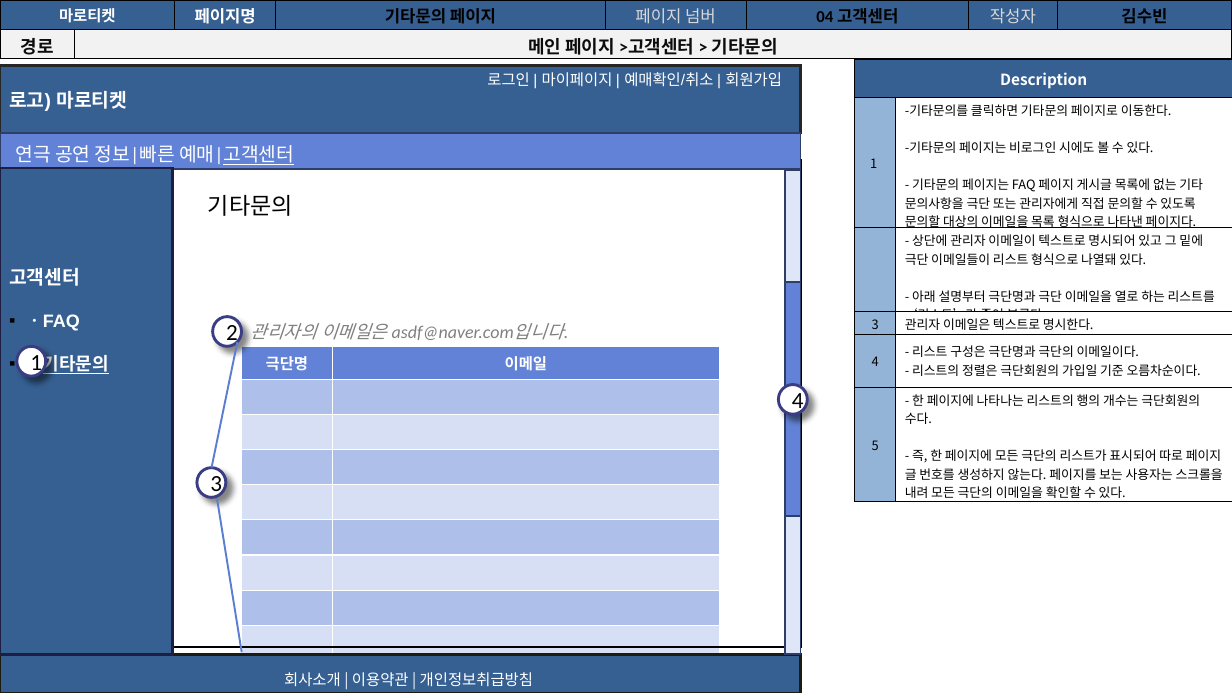
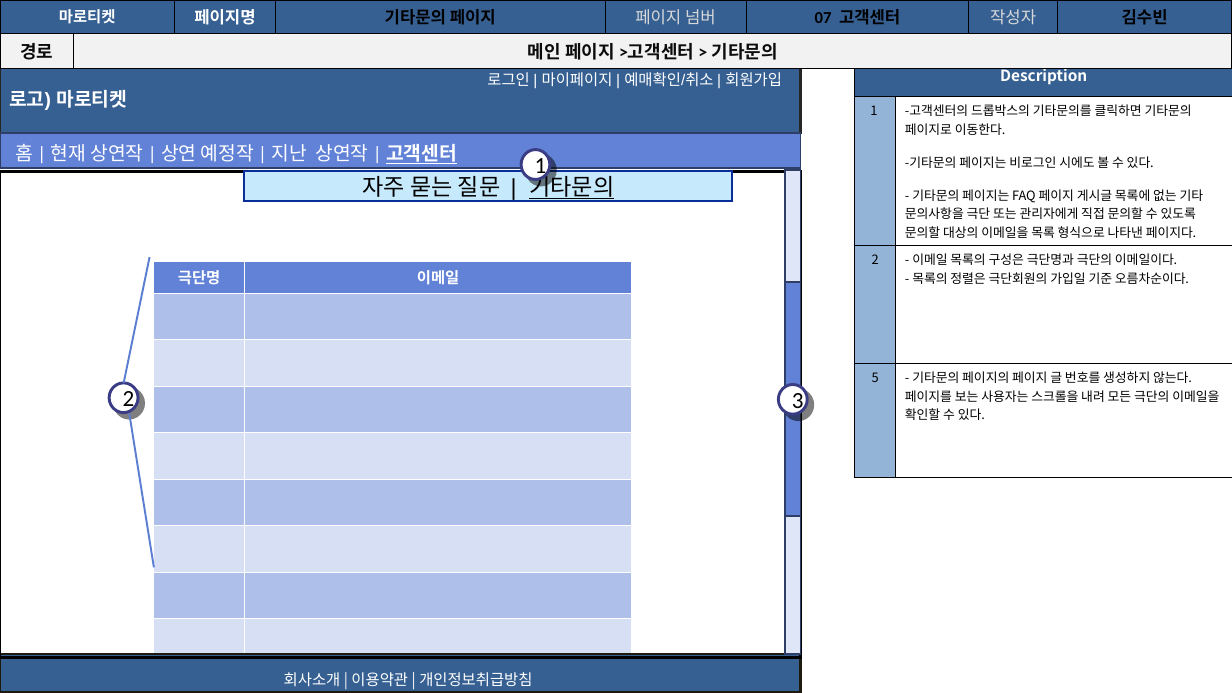
Before and after one commit to Soobinnni/Marroticket, a slide deck: slide 36 of 프로젝트 산출물/9. 스토리보드/마로티켓 사용자 스토리보드.pptx (slide 29 before the commit). Drawn at 1232x693 pixels with LibreOffice and Linux fonts; fonts in the diff are those of the drawing. Boxes give left, top, right and bottom in pixels: in the first picture for what was removed or moved away, otherwise in the second. Text is boxed around its words. In the diff, an @@ line names an element or a change of style, - is before the commit and + after.

```diff
--- a/프로젝트 산출물/9. 스토리보드/마로티켓 사용자 스토리보드.pptx
+++ b/프로젝트 산출물/9. 스토리보드/마로티켓 사용자 스토리보드.pptx
@@ table at (x1=0, y1=0, x2=1232, y2=303) @@
-row 1, column 6: 04 고객센터
+row 1, column 6: 07 고객센터
@@ borders changed @@
@@ table at (x1=855, y1=59, x2=1232, y2=424) @@
-row 2: 1 | -기타문의를 클릭하면 기타문의 페이지로 이동한다. / -기타문의 페이지는 비로그인 시에도 볼 수 있다. / - 기타문의 페이지는 FAQ 페이지 게시글 목록에 없는 기타 문의사항을 극단 또는 관리자에게 직접 문의할 수 있도록 문의할 대상의 이메일을 목록 형식으로 나타낸 페이지다.
-row 3:  | - 상단에 관리자 이메일이 텍스트로 명시되어 있고 그 밑에 극단 이메일들이 리스트 형식으로 나열돼 있다. / - 아래 설명부터 극단명과 극단 이메일을 열로 하는 리스트를 ‘리스트’라 줄여 부른다.
-row 4: 3 | 관리자 이메일은 텍스트로 명시한다.
-row 5: 4 | - 리스트 구성은 극단명과 극단의 이메일이다. / - 리스트의 정렬은 극단회원의 가입일 기준 오름차순이다.
-row 6: 5 | - 한 페이지에 나타나는 리스트의 행의 개수는 극단회원의 수다. / - 즉, 한 페이지에 모든 극단의 리스트가 표시되어 따로 페이지 글 번호를 생성하지 않는다. 페이지를 보는 사용자는 스크롤을 내려 모든 극단의 이메일을 확인할 수 있다.
+row 2: 1 | -고객센터의 드롭박스의 기타문의를 클릭하면 기타문의 페이지로 이동한다. / -기타문의 페이지는 비로그인 시에도 볼 수 있다. / - 기타문의 페이지는 FAQ 페이지 게시글 목록에 없는 기타 문의사항을 극단 또는 관리자에게 직접 문의할 수 있도록 문의할 대상의 이메일을 목록 형식으로 나타낸 페이지다.
+row 3: 2 | - 이메일 목록의 구성은 극단명과 극단의 이메일이다. / - 목록의 정렬은 극단회원의 가입일 기준 오름차순이다.
+row 4: 5 | - 기타문의 페이지의 페이지 글 번호를 생성하지 않는다. 페이지를 보는 사용자는 스크롤을 내려 모든 극단의 이메일을 확인할 수 있다.
@@ rectangle "로고) 마로티켓" at (x1=0, y1=66, x2=800, y2=133): outline #262626 2 pt to #262626 2.01 pt @@
@@ text at (x1=15, y1=144, x2=457, y2=164): text changed @@
-연극 공연 정보|빠른 예매|고객센터
+홈 | 현재 상연작 | 상연 예정작 | 지난 상연작 | 고객센터
@@ rectangle moved from (x1=0, y1=161, x2=800, y2=647) to (x1=0, y1=171, x2=800, y2=657) @@
@@ rectangle at (x1=0, y1=171, x2=800, y2=657): outline #000000 2 pt to #000000 2.01 pt @@
@@ rectangle removed at (x1=0, y1=168, x2=173, y2=654) @@
-고객센터
-▪ ㆍFAQ
-▪ ㆍ기타문의
@@ rectangle added at (x1=244, y1=171, x2=732, y2=201), fill #C7E9FC, outline #092E99 1.5 pt, 18 pt, text #000000 @@
+자주 묻는 질문 | 기타문의
@@ ellipse "1" moved from (x1=17, y1=347, x2=45, y2=376) to (x1=521, y1=150, x2=550, y2=179) @@
@@ text removed at (x1=208, y1=195, x2=293, y2=216) @@
-기타문의
@@ 2 lines, 1 table moved together from (x1=212, y1=342, x2=719, y2=653) to (x1=124, y1=257, x2=631, y2=567) @@
@@ table at (x1=153, y1=262, x2=631, y2=565) @@
@@ borders changed @@
@@ text removed at (x1=251, y1=323, x2=514, y2=340) @@
-관리자의 이메일은 asdf@naver.com입니다.
@@ ellipse "2" moved from (x1=213, y1=317, x2=241, y2=347) to (x1=109, y1=383, x2=138, y2=412) @@
@@ outline #3A3C84 2.25 pt to #3A3C84 2.27 pt; shadow changed in 3 elements at (x1=109, y1=383, x2=138, y2=412), (x1=521, y1=150, x2=550, y2=179), (x1=778, y1=384, x2=807, y2=414) @@
@@ ellipse "3" moved from (x1=197, y1=468, x2=226, y2=497) to (x1=778, y1=384, x2=807, y2=414) @@
@@ ellipse removed at (x1=778, y1=384, x2=807, y2=414) @@
-4
@@ rectangle "회사소개 | 이용약관 | 개인정보취급방침" at (x1=0, y1=654, x2=800, y2=693): indent changed; outline #1D1B10 2 pt to #1D1B10 2.01 pt @@
```
Also in this commit, not shown: 47 other slides changed, 13 slides added, 1 slide removed, 36 other files.
